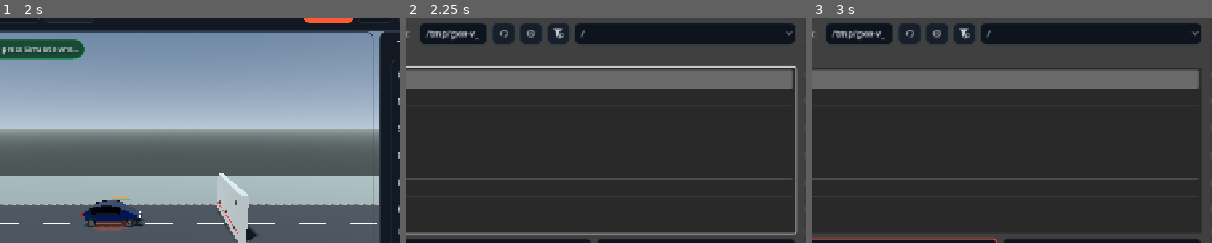
Above: before the commit, frames 1-3 (left to right).
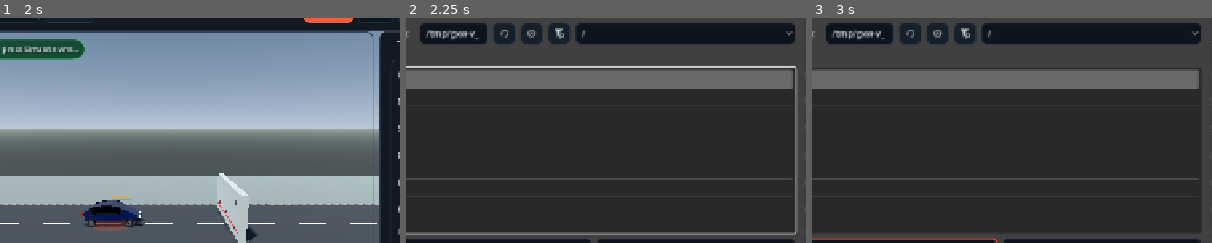
Above: after the commit, the same moments.

Repository: ArrowSK/crashvector
Game: Godot game, scene res://app/main.tscn
Same seed, same stepped clock (60 frames per second), same inputs: the game is played once before the commit and once after it.
Inputs (mouse positions are % of the whole screen's width and height, from its top left):
- Up to frame 1 (2 s): click "New" at 0.5 s; click "New" at 1.25 s
- Up to frame 2 (2.25 s): click "Open" at 2 s
- Up to frame 3 (3 s): click (36, 59) at 2.77 s; type "12" at 2.85 s
The pictures show only the part of the screen within x 29-79%, y 7-57%; the shares and areas given below are measured in that part.

Frame 1 is identical in both runs. In frame 2, 0.1% of the frame differs, in the area x 20-45%, y 3-10%; in frame 3, 0.1%.

Commit message:
M11: add progressive beam crush curves

Diff:
--- a/src/structural/structural_beam.gd
+++ b/src/structural/structural_beam.gd
@@ -8,6 +8,7 @@
 var node_a: int
 var node_b: int
 var role: StringName
+var component: StringName = &""
 var original_rest_length_m: float
 var rest_length_m: float
 var stiffness_n_m: float
@@ -16,8 +17,12 @@
 var max_plastic_strain: float
 var break_strain: float
 var plastic_flow_rate: float
+var post_yield_stiffness_ratio: float = 1.0
+var hardening_start_strain: float = 1.0
+var hardening_stiffness_ratio: float = 0.0
 var broken: bool = false
 var last_force_n: float = 0.0
+var last_spring_force_n: float = 0.0
 var last_total_strain: float = 0.0
 var plastic_energy_j: float = 0.0
 var damping_energy_j: float = 0.0
@@ -50,6 +55,18 @@
 	)
 	rest_length_m = original_rest_length_m
 
+func configure_progressive_curve(
+	post_yield_ratio: float,
+	hardening_start: float,
+	hardening_ratio: float,
+	beam_component: StringName = &""
+) -> StructuralBeam:
+	post_yield_stiffness_ratio = clampf(post_yield_ratio, 0.0, 2.0)
+	hardening_start_strain = maxf(hardening_start, yield_strain)
+	hardening_stiffness_ratio = clampf(hardening_ratio, 0.0, 4.0)
+	component = beam_component
+	return self
+
 func solve(nodes: Array[StructuralNode], delta_s: float) -> void:
 	if broken or delta_s <= 0.0:
 		return
@@ -67,12 +84,14 @@
 		fracture_energy_j += elastic_energy_j(nodes)
 		broken = true
 		last_force_n = 0.0
+		last_spring_force_n = 0.0
 		return
 
 	var relative_speed_ms := (b.velocity_ms - a.velocity_ms).dot(direction)
 	var elastic_extension_m := length_m - rest_length_m
-	var spring_force_n := stiffness_n_m * elastic_extension_m
+	var spring_force_n := _progressive_spring_force_n(elastic_extension_m)
 	var damping_force_n := damping_n_s_m * relative_speed_ms
+	last_spring_force_n = spring_force_n
 	last_force_n = spring_force_n + damping_force_n
 
 	var force_vector := direction * last_force_n
@@ -81,6 +100,29 @@
 	damping_energy_j += damping_n_s_m * relative_speed_ms * relative_speed_ms * delta_s
 
 	_apply_plastic_flow(length_m, spring_force_n, delta_s)
+
+func _progressive_spring_force_n(elastic_extension_m: float) -> float:
+	if absf(elastic_extension_m) <= 0.000000001:
+		return 0.0
+	if post_yield_stiffness_ratio >= 0.9999 and hardening_stiffness_ratio <= 0.0001:
+		return stiffness_n_m * elastic_extension_m
+
+	var sign_value := 1.0 if elastic_extension_m >= 0.0 else -1.0
+	var elastic_strain := absf(elastic_extension_m) / maxf(original_rest_length_m, 0.0001)
+	if elastic_strain <= yield_strain:
+		return stiffness_n_m * elastic_extension_m
+
+	var yield_extension := yield_strain * original_rest_length_m
+	var force_magnitude := stiffness_n_m * yield_extension
+	force_magnitude += stiffness_n_m * post_yield_stiffness_ratio * maxf(absf(elastic_extension_m) - yield_extension, 0.0)
+	if elastic_strain > hardening_start_strain:
+		force_magnitude += (
+			stiffness_n_m
+			* hardening_stiffness_ratio
+			* (elastic_strain - hardening_start_strain)
+			* original_rest_length_m
+		)
+	return sign_value * force_magnitude
 
 func _apply_plastic_flow(length_m: float, spring_force_n: float, delta_s: float) -> void:
 	var abs_strain := absf(last_total_strain)
@@ -102,7 +144,8 @@
 		return 0.0
 	var length_m := (nodes[node_b].position_m - nodes[node_a].position_m).length()
 	var extension_m := length_m - rest_length_m
-	return 0.5 * stiffness_n_m * extension_m * extension_m
+	var spring_force := _progressive_spring_force_n(extension_m)
+	return 0.5 * absf(spring_force * extension_m)
 
 func permanent_strain() -> float:
 	return (rest_length_m - original_rest_length_m) / original_rest_length_m
